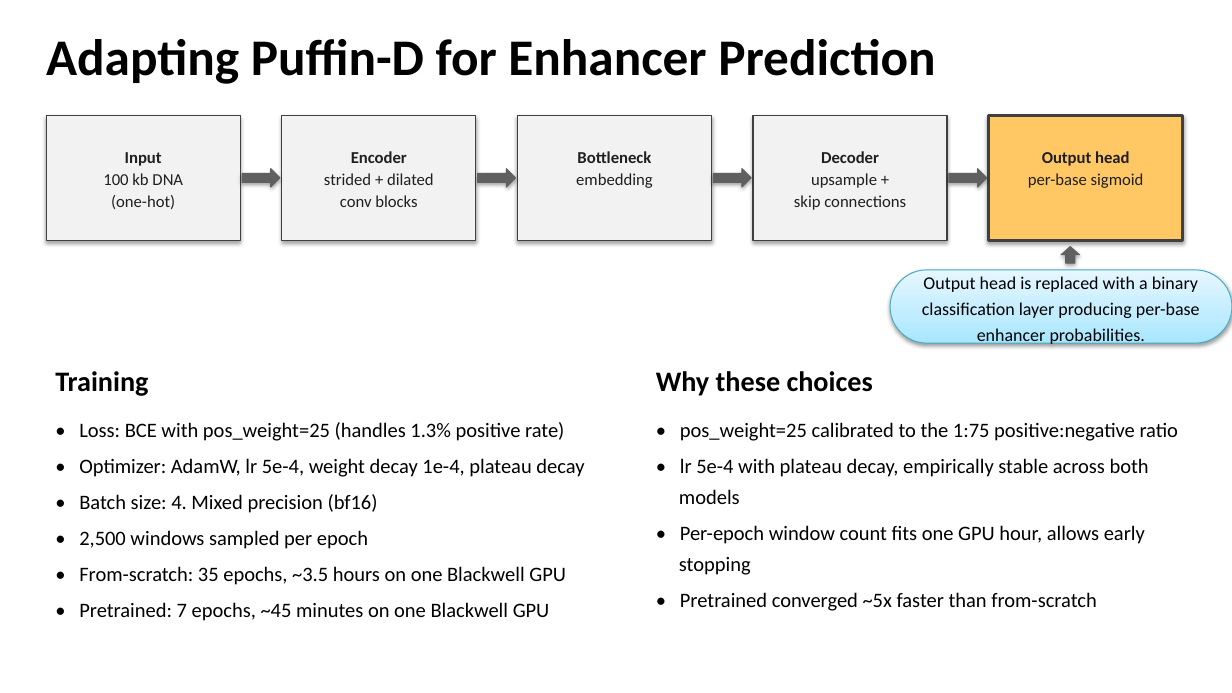
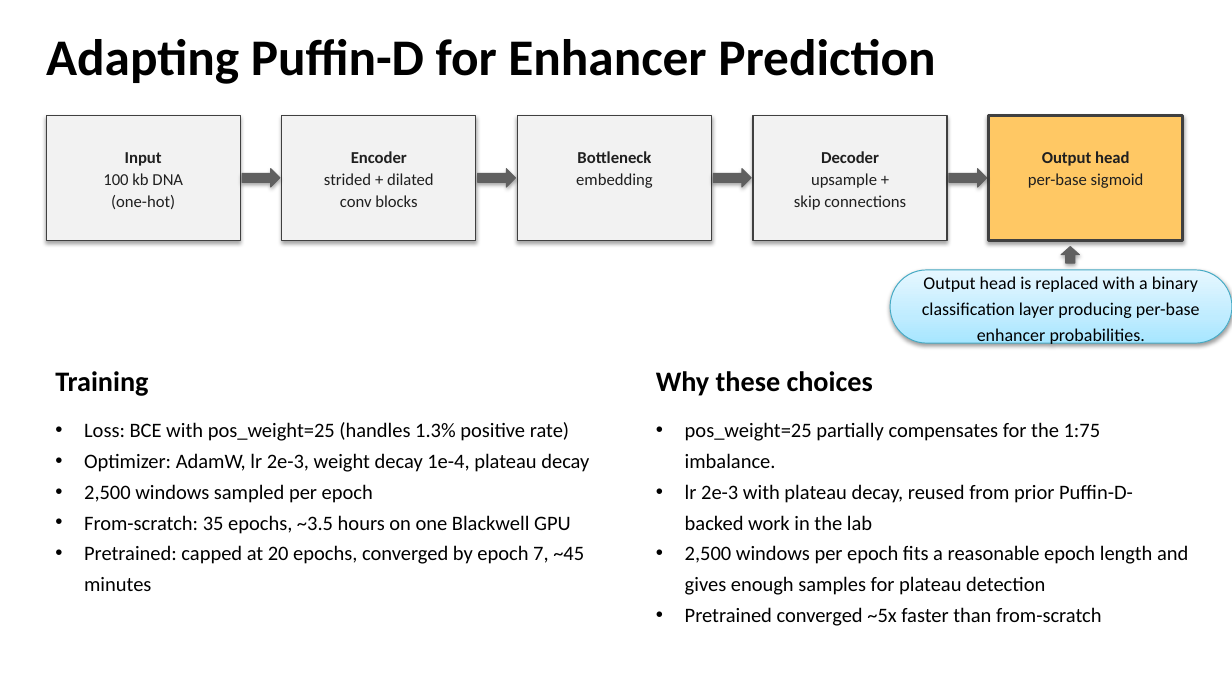
Before and after one commit to hahu1013/enhancer_prediction_k562, a slide deck: slide 5 of slides/K562_enhancer_prediction.pptx. Drawn at 1232x693 pixels with LibreOffice and Linux fonts; fonts in the diff are those of the drawing. Boxes give left, top, right and bottom in pixels: in the first picture for what was removed or moved away, otherwise in the second. Text is boxed around its words. In the diff, an @@ line names an element or a change of style, - is before the commit and + after.

```diff
--- a/slides/K562_enhancer_prediction.pptx
+++ b/slides/K562_enhancer_prediction.pptx
@@ text at [84,422,589,591]: text changed @@
-• Loss: BCE with pos_weight=25 (handles 1.3% positive rate)
-• Optimizer: AdamW, lr 5e-4, weight decay 1e-4, plateau decay
-• Batch size: 4. Mixed precision (bf16)
-• 2,500 windows sampled per epoch
-• From-scratch: 35 epochs, ~3.5 hours on one Blackwell GPU
-• Pretrained: 7 epochs, ~45 minutes on one Blackwell GPU
+• Loss: BCE with pos_weight=25 (handles 1.3% positive rate)
+• Optimizer: AdamW, lr 2e-3, weight decay 1e-4, plateau decay
+• 2,500 windows sampled per epoch
+• From-scratch: 35 epochs, ~3.5 hours on one Blackwell GPU
+• Pretrained: capped at 20 epochs, converged by epoch 7, ~45 minutes
@@ text at [685,422,1188,626]: text changed @@
-• pos_weight=25 calibrated to the 1:75 positive:negative ratio
-• lr 5e-4 with plateau decay, empirically stable across both
-models
-• Per-epoch window count fits one GPU hour, allows early
-stopping
-• Pretrained converged ~5x faster than from-scratch
+• pos_weight=25 partially compensates for the 1:75 imbalance.
+• lr 2e-3 with plateau decay, reused from prior Puffin-D-backed work in the lab
+• 2,500 windows per epoch fits a reasonable epoch length and gives enough samples for plateau detection
+• Pretrained converged ~5x faster than from-scratch
```
Also in this commit, not shown: 6 other slides changed.
